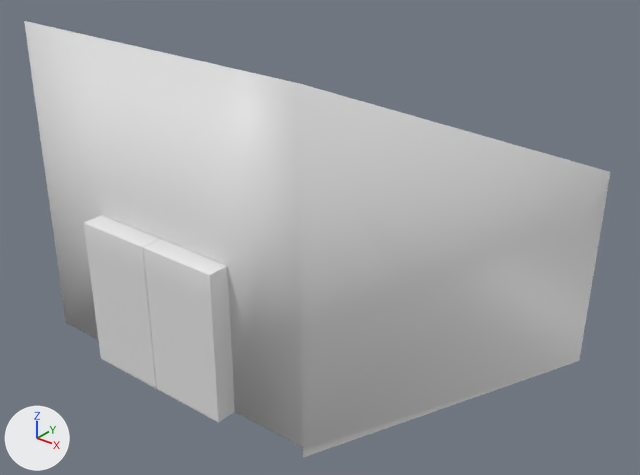
What one commit did to the FBX model SourceAssets/Environments/Subway/Structures/Entry/Entry_Stairs.fbx.
The view is the same before and after, from a 50 mm lens placed at (24.06, 23.91, 26.37), pointed at (13.64, 36.93, 18.3). Lighting does not change. The marker at lower left points along +X, +Y and +Z. The older version comes first.

In view in the first picture: 'Entry Stairs'.
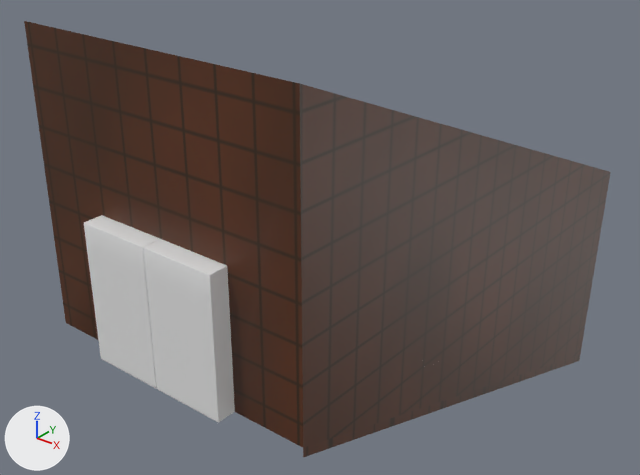
What differs and where, as boxes (x1, y1, x2, y2) in the pictures (640 x 475 px):
'Entry Stairs', surface changed, shading changed (grey to brown): (24, 21, 611, 457) in both

What changed in the scene script:
```text
Add img_entry_stairwalls_basecolor_png:
    img_entry_stairwalls_basecolor_png = load_image('Entry_StairWalls_BaseColor.png', 'Entry_StairWalls_BaseColor.png', 1024, 1024, 'sRGB')
Change mat_entry_stairway_walls:
    remove mat_entry_stairway_walls.base_color = (0.8, 0.8, 0.8)  # white #e7e7e7
    add mat_entry_stairway_walls.texture = img_entry_stairwalls_basecolor_png  # with its transparency
Change me_ucx_1m_cube_003:
    where me_ucx_1m_cube_003.from_pydata(...)  # 5354 vertices, 5148 faces; spans x 11.68..17.33, y 31.57..43.09, z 12.28..23.37
    used by ob_entry_stairs; location = (0.0, 0.0, 0.0)
    me_ucx_1m_cube_003 part 1: edges marked sharp go from 424 to 435
```
